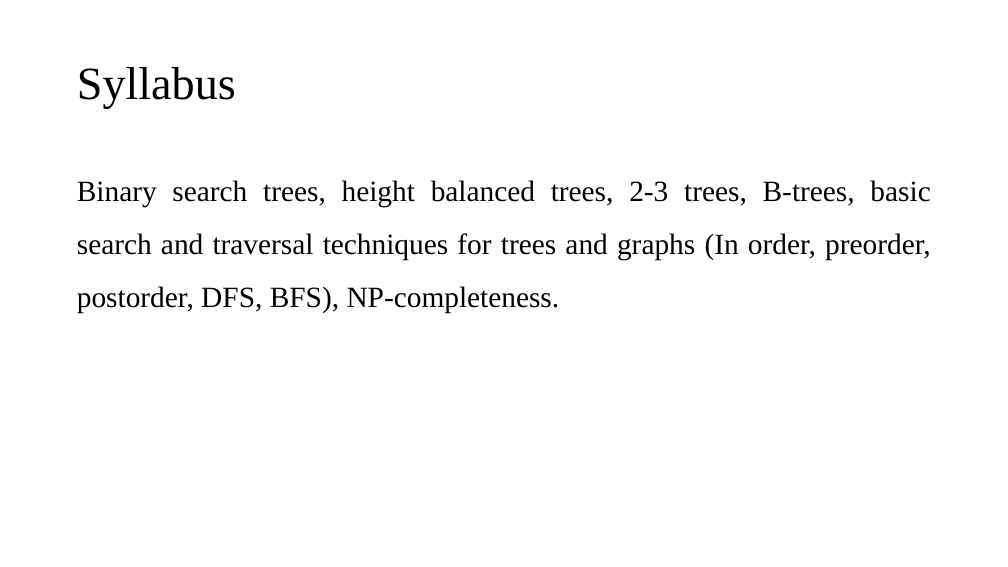
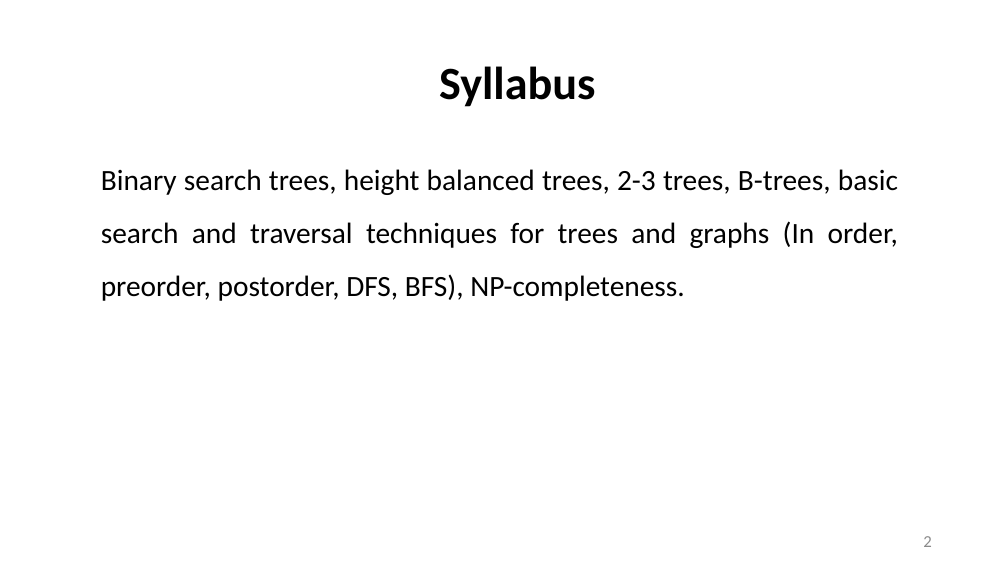
Before and after one commit to dayanandyadav205/CS-402-ADA, a slide deck: slide 2 of PPT_Notes/Unit-5_CS-402_ADA/Unit-5_CS-402_ADA.pptx. Drawn at 1008x567 pixels with LibreOffice and Linux fonts; fonts in the diff are those of the drawing. Boxes give left, top, right and bottom in pixels: in the first picture for what was removed or moved away, otherwise in the second. Text is boxed around its words. In the diff, an @@ line names an element or a change of style, - is before the commit and + after.

```diff
--- a/PPT_Notes/Unit-5_CS-402_ADA/Unit-5_CS-402_ADA.pptx
+++ b/PPT_Notes/Unit-5_CS-402_ADA/Unit-5_CS-402_ADA.pptx
@@ title "Syllabus": place and size @@
-title "Syllabus" at box(77, 67, 236, 109)
+title "Syllabus" at box(439, 66, 595, 107)
@@ title "Syllabus" at box(439, 66, 595, 107): font Times New Roman to Calibri, bold on; alignment left to centre @@
@@ text "Binary search trees, height balanced ...": place and size @@
-text "Binary search trees, height balanced ..." at box(77, 180, 931, 313)
+text "Binary search trees, height balanced ..." at box(101, 169, 898, 301)
@@ text "Binary search trees, height balanced ..." at box(101, 169, 898, 301): font Times New Roman to Calibri @@
@@ page number added at box(923, 536, 931, 547), 16 pt, text #8C8C8C @@
+2
```
Also in this commit, not shown: 12 other slides changed, 30 slides added, 20 slides removed, 13 other files.
